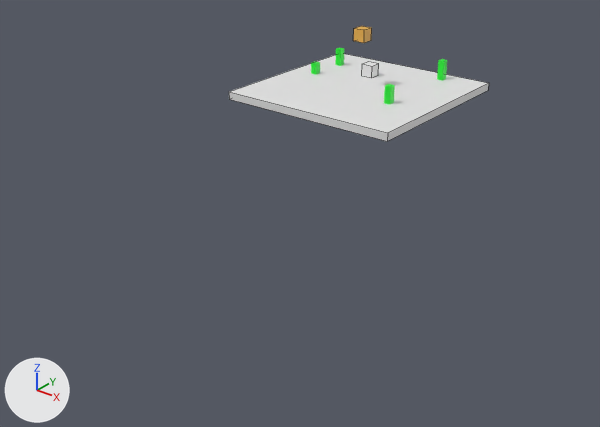
Renders of the Blender file public/models/third_person_blender_integrated/scene.blend from each side of a commit.
The view is the same before and after, from a 50 mm lens placed at (18.8, -27.5, 10.3), pointed at (-1.1, -2.6, -5.1). Arrows for +X, +Y and +Z are at lower left; the lights stay in place. The first picture is the older version. Mesh edges are drawn as thin lines on the coarser meshes.
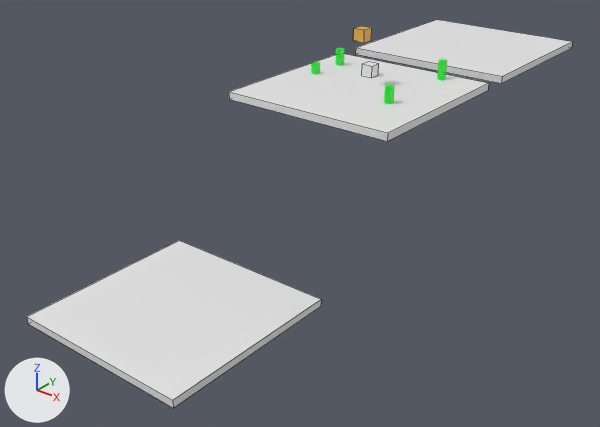
Location of each change, (x1, y1, x2, y2) in pixels of the pictures (600 x 427 px):
'Box.001', added
    after: (27, 240, 321, 408)
'platform_move_2', added
    after: (355, 20, 573, 84)

What changed in the scene script:
```text
Add me_plane_001:
    me_plane_001.from_pydata(...)  # a box spanning x -1.0..1.0, y 1.32..3.32, z -0.08..0.0
Add ob_box_001:
    ob_box_001 = bpy.data.objects.new('Box.001', me_plane.copy())  # the mesh of ob_box
    ob_box_001.location = (-1.31, -9.74, -6.39)
    ob_box_001.scale = (3.84, 3.84, 3.84)
Add ob_platform_move_2:
    ob_platform_move_2 = bpy.data.objects.new('platform_move_2', me_plane_001)
    ob_platform_move_2.location = (0.0, 0.0, 0.0)
    ob_platform_move_2.scale = (3.84, 3.84, 3.84)
```
